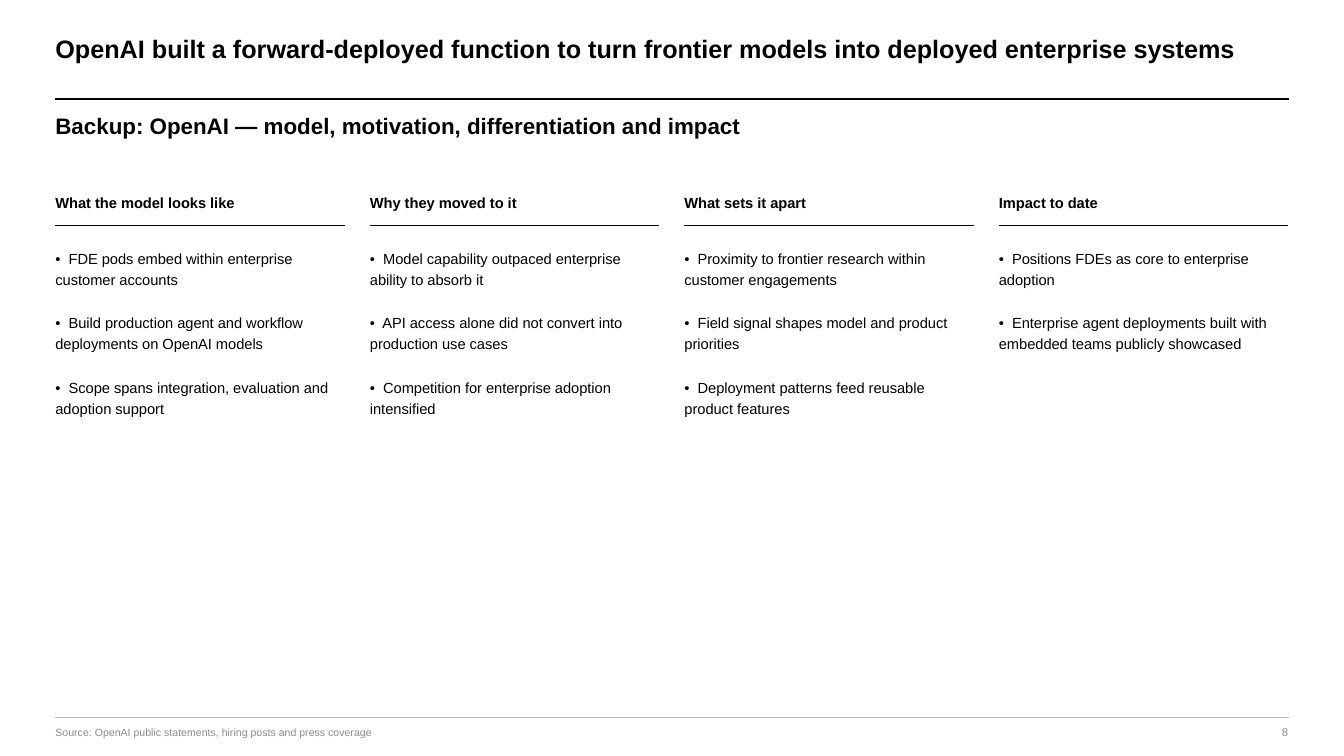
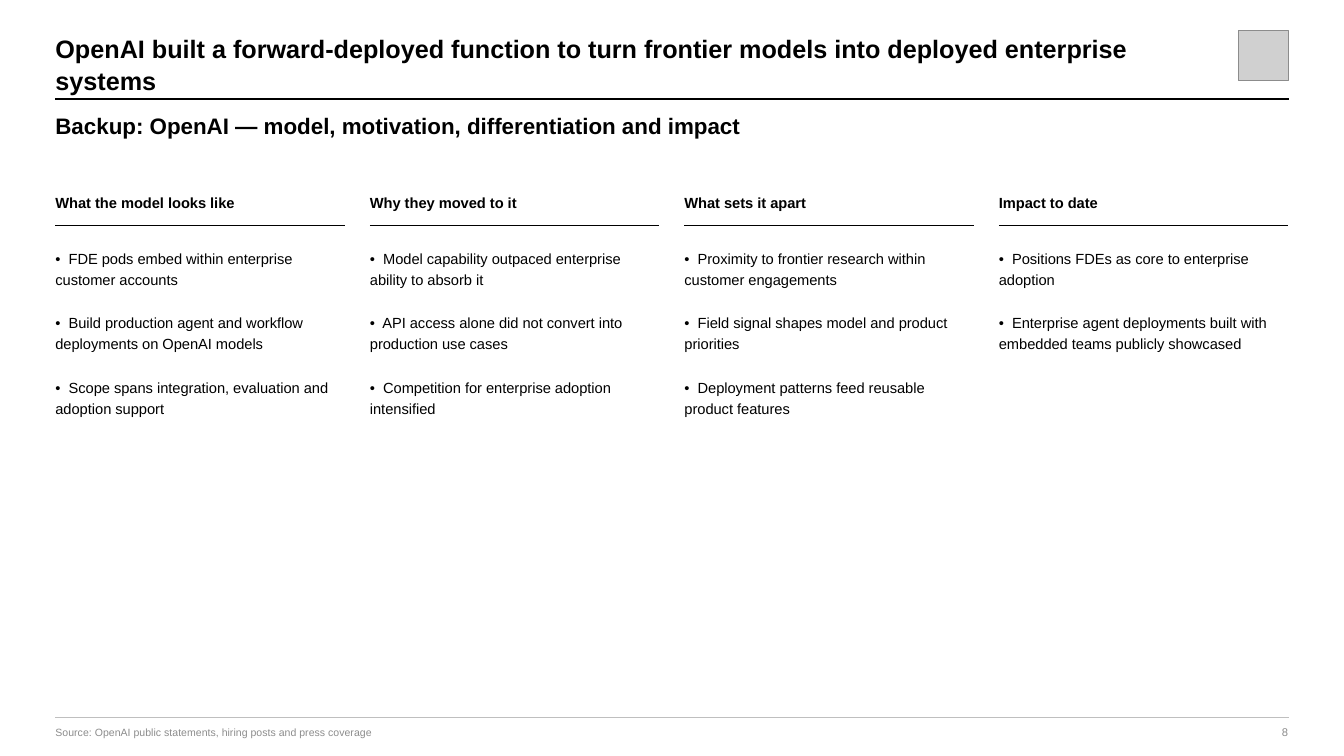
Before and after one commit to cormaaron/forward-deployed-research2, a slide deck: slide 8 of Forward-Deployed-Engineering_Executive-Deck.pptx. Drawn at 1344x756 pixels with LibreOffice and Linux fonts; fonts in the diff are those of the drawing; grey boxes stand for pictures. Boxes give left, top, right and bottom in pixels: in the first picture for what was removed or moved away, otherwise in the second. Text is boxed around its words. In the diff, an @@ line names an element or a change of style, - is before the commit and + after.

```diff
--- a/Forward-Deployed-Engineering_Executive-Deck.pptx
+++ b/Forward-Deployed-Engineering_Executive-Deck.pptx
@@ text "OpenAI built a forward-deployed function ..." rewrapped from [55,39,1235,64] to [55,39,1127,96] @@
@@ picture added at [1238,30,1289,81] @@
```
Also in this commit, not shown: 5 other slides changed, 7 other files.
